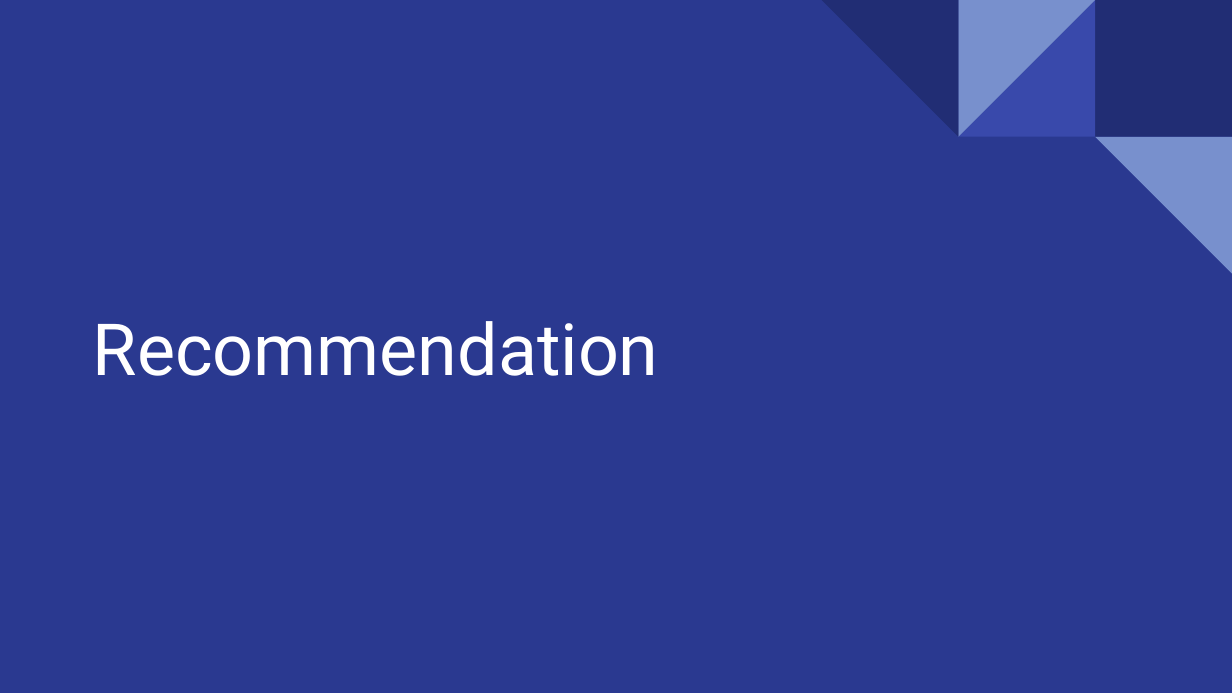
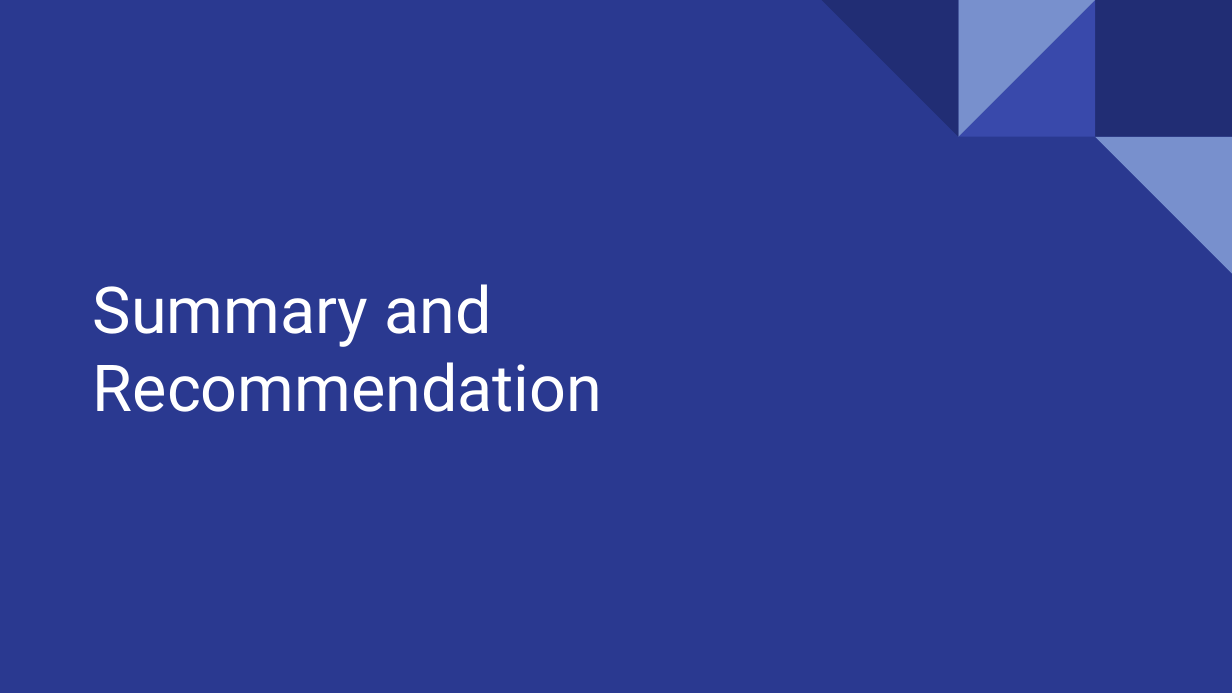
Before and after one commit to rebellon-carina/AMES_RegressionModels, a slide deck: slide 11 of Project 2 _ Ames Housing Data and Kaggle Challenge.pptx. Drawn at 1232x693 pixels with LibreOffice and Linux fonts; fonts in the diff are those of the drawing. Boxes give left, top, right and bottom in pixels: in the first picture for what was removed or moved away, otherwise in the second. Text is boxed around its words. In the diff, an @@ line names an element or a change of style, - is before the commit and + after.

```diff
--- a/Project 2 _ Ames Housing Data and Kaggle Challenge.pptx
+++ b/Project 2 _ Ames Housing Data and Kaggle Challenge.pptx
@@ title at (x1=93, y1=284, x2=602, y2=412): text changed; size 42 to 37.8 pt @@
-Recommendation
+Summary and
+Recommendation
```
Also in this commit, not shown: 3 other slides changed.
